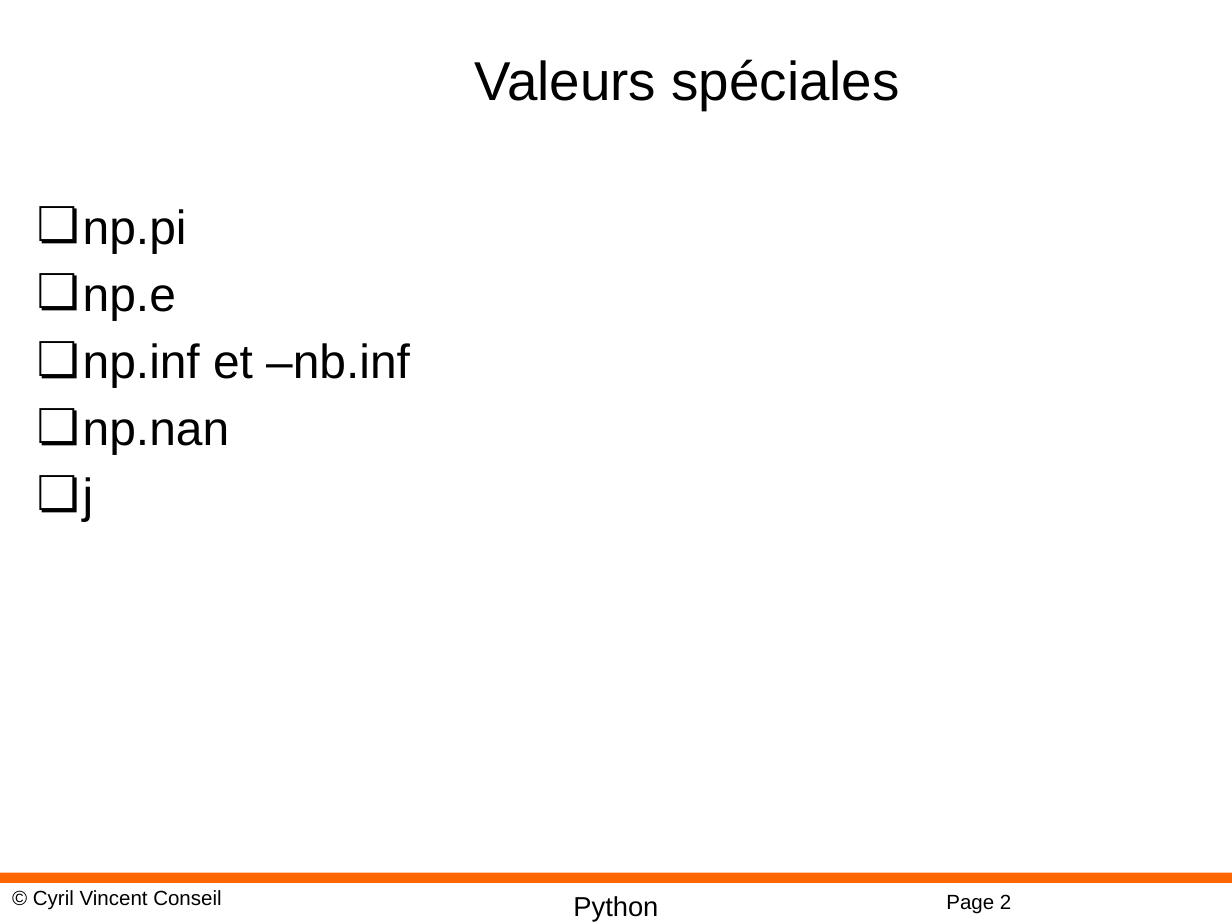
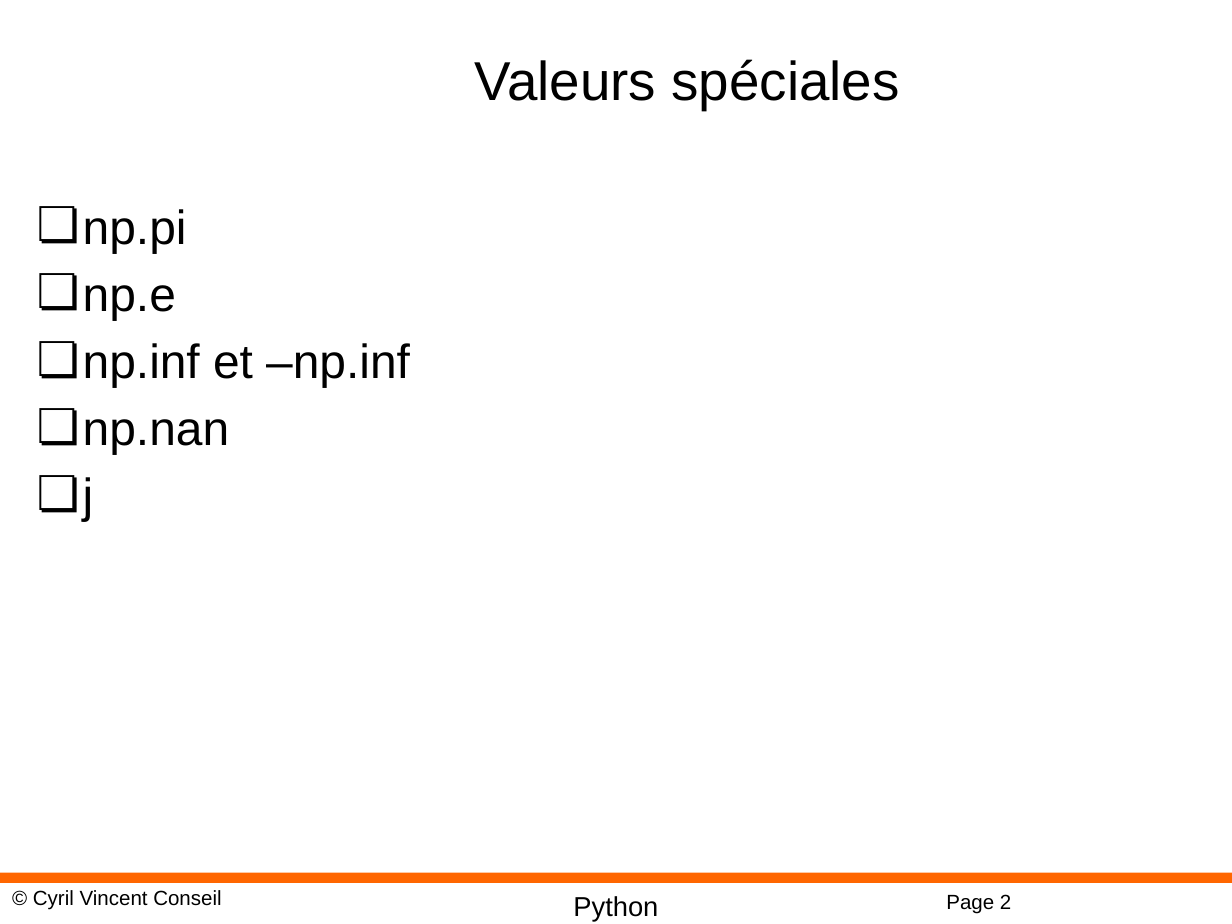
Before and after one commit to cyrilvincent/math, a slide deck: slide 2 of ppt/PythonMath08-FFT.pptx. Drawn at 1232x924 pixels with LibreOffice and Linux fonts; fonts in the diff are those of the drawing; background and template pictures are left out. Boxes give left, top, right and bottom in pixels: in the first picture for what was removed or moved away, otherwise in the second. Text is boxed around its words. In the diff, an @@ line names an element or a change of style, - is before the commit and + after.

```diff
--- a/ppt/PythonMath08-FFT.pptx
+++ b/ppt/PythonMath08-FFT.pptx
@@ text at bbox=[83, 343, 410, 387]: text changed @@
-❏ np.inf et –nb.inf
+❏ np.inf et –np.inf
```
Also in this commit, not shown: 3 other files.
